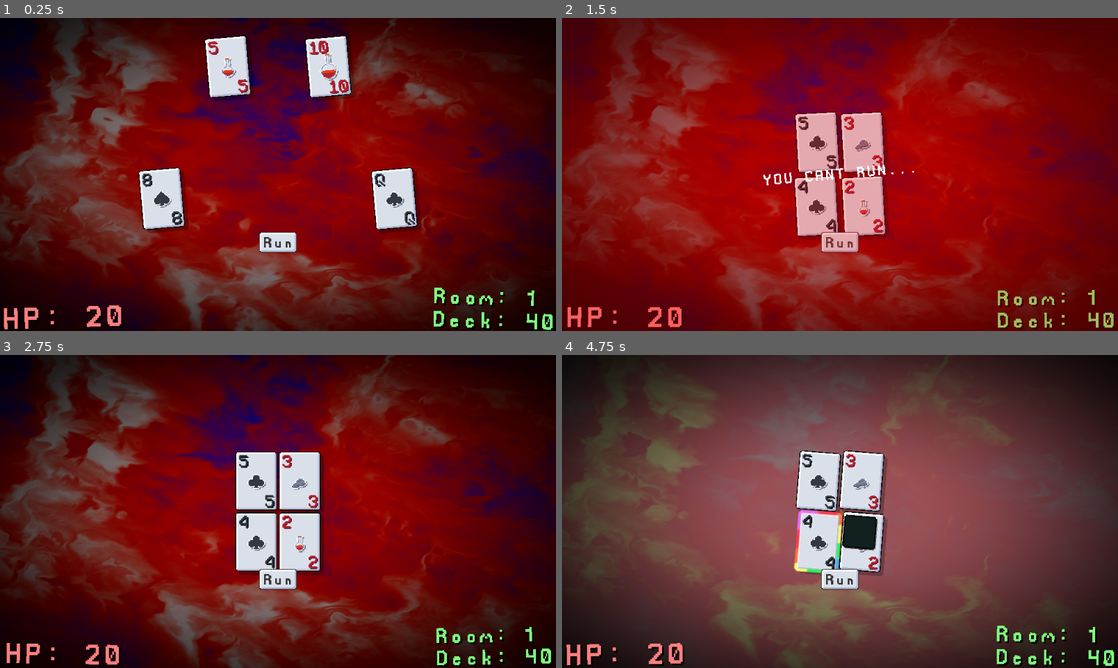
Above: before the commit, frames 1-4 (two rows, left to right).
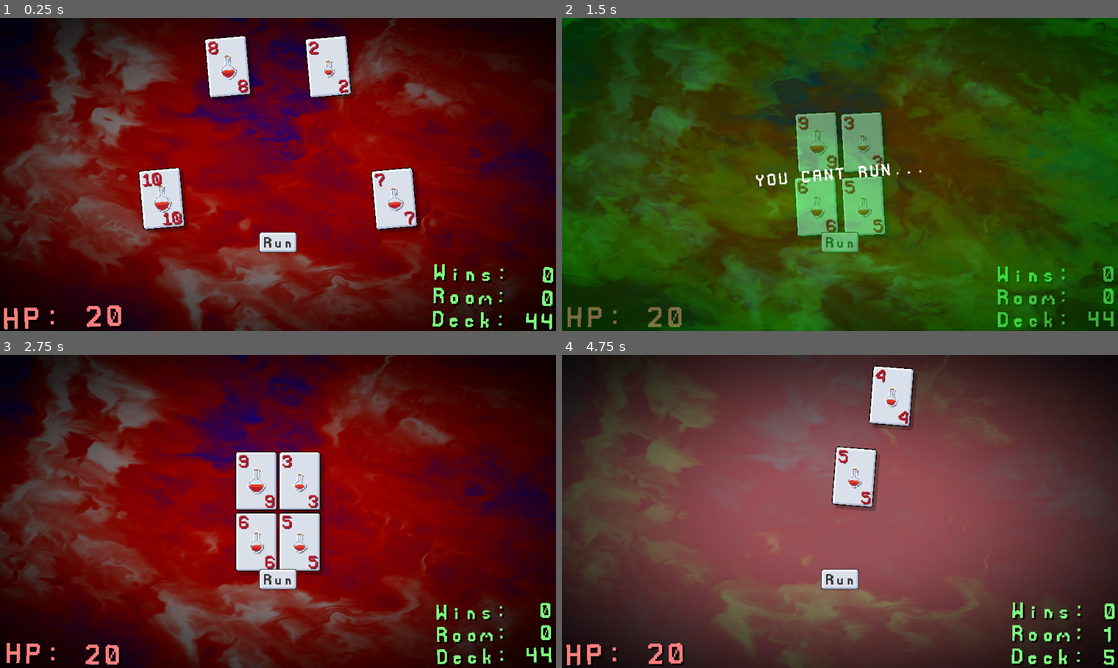
Above: after the commit, the same moments.

Repository: GiftedR/Scoundrel-Godot
Game: Godot game, scene res://Collections/c_Root.tscn
The game is run twice, just before and just after one commit, with the same random seed, the same clock (stepped at 60 frames per second) and the same inputs.
Inputs (mouse positions are in pixels of both pictures, inside the frame that each line leads up to):
- Up to frame 1 (0.25 s): no input
- Up to frame 2 (1.5 s): click "Run" at 0.5 s; click "Run" at 1.25 s
- Up to frame 3 (2.75 s): click "Run" at 2 s
- Up to frame 4 (4.75 s): move the mouse to (817, 480) at 2.77 s; tap G (dev_1) at 2.85, 4.35 s; click (817, 480) at 2.92 s; move the mouse to (862, 480) at 3.52 s; tap H (dev_2) at 3.6 s; click (862, 480) at 3.67 s; move the mouse to (817, 542) at 4.27 s; click (817, 542) at 4.42 s

The runs differ from the first frame. In frame 1, 2.0% of the frame differs, in the area x 25-100%, y 7-100%; in frame 2, 100%, in the area x 0-100%, y 0-100%; in frame 3, 1.7%; in frame 4, 8.3%.

Commit message:
Added health effects, added room resets

Diff:
--- a/Collections/Gamemodes/c_Standard.tscn
+++ b/Collections/Gamemodes/c_Standard.tscn
@@ -1,7 +1,38 @@
-[gd_scene load_steps=6 format=3 uid="uid://ct6ygh2qyh3o6"]
+[gd_scene load_steps=13 format=3 uid="uid://ct6ygh2qyh3o6"]
 
 [ext_resource type="PackedScene" uid="uid://bopg7bsvtdf0u" path="res://Collections/c_GameRoot.tscn" id="1_86d5d"]
 [ext_resource type="Script" uid="uid://d4ey5kpbc6qu6" path="res://Collections/Gamemodes/c_Standard/StandardGame.gd" id="2_offgh"]
+[ext_resource type="Shader" uid="uid://gcyrymilcbww" path="res://Collections/c_GameRoot/boardeffects.gdshader" id="3_isksg"]
+
+[sub_resource type="Gradient" id="Gradient_isksg"]
+colors = PackedColorArray(0, 1, 0, 1, 0, 0.25098, 0, 1)
+
+[sub_resource type="GradientTexture1D" id="GradientTexture1D_ohs2a"]
+gradient = SubResource("Gradient_isksg")
+
+[sub_resource type="ShaderMaterial" id="ShaderMaterial_ohs2a"]
+shader = ExtResource("3_isksg")
+shader_parameter/oil_tint_gradient = SubResource("GradientTexture1D_ohs2a")
+shader_parameter/oil_opacity = 0.51
+shader_parameter/oil_speed = 0.5
+shader_parameter/oil_zoom = 5.0
+shader_parameter/oil_brighness = 1.0
+shader_parameter/oil_contrast = 1.0
+
+[sub_resource type="GradientTexture1D" id="GradientTexture1D_isksg"]
+gradient = SubResource("Gradient_isksg")
+
+[sub_resource type="ShaderMaterial" id="ShaderMaterial_yiesy"]
+shader = ExtResource("3_isksg")
+shader_parameter/oil_tint_gradient = SubResource("GradientTexture1D_isksg")
+shader_parameter/oil_opacity = 0.51
+shader_parameter/oil_speed = 0.5
+shader_parameter/oil_zoom = 5.0
+shader_parameter/oil_brighness = 1.0
+shader_parameter/oil_contrast = 1.0
+
+[sub_resource type="LabelSettings" id="LabelSettings_isksg"]
+font_size = 32
 
 [sub_resource type="Animation" id="Animation_84v3f"]
 resource_name = "Default"
@@ -31,6 +62,18 @@
 "update": 0,
 "values": [0.0, -0.0872665, 0.0, 0.0872665, 0.0]
 }
+tracks/2/type = "value"
+tracks/2/imported = false
+tracks/2/enabled = true
+tracks/2/path = NodePath("cvl_Game_UI/ctr2_Game_UI/ctr2_Run/ccc2_Info/ctr2_Shaky/lbl2_Cant:scale")
+tracks/2/interp = 1
+tracks/2/loop_wrap = true
+tracks/2/keys = {
+"times": PackedFloat32Array(0, 0.0333333, 0.0666667, 0.1, 0.133333),
+"transitions": PackedFloat32Array(1, 1, 1, 1, 1),
+"update": 0,
+"values": [Vector2(1, 1), Vector2(1.1, 1.1), Vector2(1, 1), Vector2(1.1, 1.1), Vector2(1, 1)]
+}
 
 [sub_resource type="Animation" id="Animation_isksg"]
 length = 0.001
@@ -58,6 +101,18 @@
 "update": 0,
 "values": [0.0]
 }
+tracks/2/type = "value"
+tracks/2/imported = false
+tracks/2/enabled = true
+tracks/2/path = NodePath("cvl_Game_UI/ctr2_Game_UI/ctr2_Run/ccc2_Info/ctr2_Shaky/lbl2_Cant:scale")
+tracks/2/interp = 1
+tracks/2/loop_wrap = true
+tracks/2/keys = {
+"times": PackedFloat32Array(0),
+"transitions": PackedFloat32Array(1),
+"update": 0,
+"values": [Vector2(1, 1)]
+}
 
 [sub_resource type="AnimationLibrary" id="AnimationLibrary_isksg"]
 _data = {
@@ -84,6 +139,7 @@
 text = "Run"
 
 [node name="ctr2_Run" type="Control" parent="cvl_Game_UI/ctr2_Game_UI" index="3"]
+visible = false
 layout_mode = 1
 anchors_preset = 15
 anchor_right = 1.0
@@ -92,6 +148,7 @@
 grow_vertical = 2
 
 [node name="clr2_Color" type="ColorRect" parent="cvl_Game_UI/ctr2_Game_UI/ctr2_Run" index="0"]
+material = SubResource("ShaderMaterial_ohs2a")
 layout_mode = 1
 anchors_preset = 15
 anchor_right = 1.0
@@ -120,6 +177,75 @@
 pivot_offset = Vector2(90, 8)
 text = "YOU CANT RUN..."
 
+[node name="ctr2_Win" type="Control" parent="cvl_Game_UI/ctr2_Game_UI" index="4"]
+visible = false
+layout_mode = 1
+anchors_preset = 15
+anchor_right = 1.0
+anchor_bottom = 1.0
+grow_horizontal = 2
+grow_vertical = 2
+
+[node name="clr2_Color" type="ColorRect" parent="cvl_Game_UI/ctr2_Game_UI/ctr2_Win" index="0"]
+material = SubResource("ShaderMaterial_yiesy")
+layout_mode = 1
+anchors_preset = 15
+anchor_right = 1.0
+anchor_bottom = 1.0
+grow_horizontal = 2
+grow_vertical = 2
+color = Color(1, 0, 0, 0.25098)
+
+[node name="ccc2_Info" type="CenterContainer" parent="cvl_Game_UI/ctr2_Game_UI/ctr2_Win" index="1"]
+layout_mode = 1
+anchors_preset = 15
+anchor_right = 1.0
+anchor_bottom = 1.0
+grow_horizontal = 2
+grow_vertical = 2
+
+[node name="ctr2_Victory" type="Control" parent="cvl_Game_UI/ctr2_Game_UI/ctr2_Win/ccc2_Info" index="0"]
+layout_mode = 2
+
+[node name="lbl2_Victory" type="Label" parent="cvl_Game_UI/ctr2_Game_UI/ctr2_Win/ccc2_Info/ctr2_Victory" index="0"]
+layout_mode = 1
+anchors_preset = 7
+anchor_left = 0.5
+anchor_top = 1.0
+anchor_right = 0.5
+anchor_bottom = 1.0
+offset_left = -96.0
+offset_top = -32.0
+offset_right = 96.0
+grow_horizontal = 2
+grow_vertical = 0
+pivot_offset = Vector2(90, 8)
+text = "Victory!"
+label_settings = SubResource("LabelSettings_isksg")
+
+[node name="btn2_New_Game" type="Button" parent="cvl_Game_UI/ctr2_Game_UI/ctr2_Win/ccc2_Info/ctr2_Victory" index="1"]
+layout_mode = 1
+anchors_preset = 5
+anchor_left = 0.5
+anchor_right = 0.5
+offset_left = -57.0
+offset_right = 57.0
+offset_bottom = 34.0
+grow_horizontal = 2
+text = "New Game"
+
+[node name="btn2_Quit" type="Button" parent="cvl_Game_UI/ctr2_Game_UI/ctr2_Win/ccc2_Info/ctr2_Victory" index="2"]
+layout_mode = 1
+anchors_preset = 5
+anchor_left = 0.5
+anchor_right = 0.5
+offset_left = -57.0
+offset_top = 29.0
+offset_right = 57.0
+offset_bottom = 63.0
+grow_horizontal = 2
+text = "Exit"
+
 [node name="anp2_Cant_run" type="AnimationPlayer" parent="." index="2"]
 libraries = {
 &"": SubResource("AnimationLibrary_isksg")
--- a/Collections/Gamemodes/c_Standard/StandardGame.gd
+++ b/Collections/Gamemodes/c_Standard/StandardGame.gd
@@ -15,8 +15,11 @@
 
 func _init() -> void:
 	super()
+	diamondsCards = 0
+	clubsCards = 0
+	spadesCards = 0
 	_reset_deck()
-	deckSize = 44
+	# deckSize = 44
 	remainingDraws = 44
 	for i:int in 7:
 		deck.shuffle()
@@ -26,10 +29,26 @@
 
 func _ready() -> void:
 	$cvl_Game_UI/ctr2_Game_UI/btn2_Run.pressed.connect(run_room)
+	$cvl_Game_UI/ctr2_Game_UI/ctr2_Win/ccc2_Info/ctr2_Victory/btn2_New_Game.pressed.connect( func() -> void: win())
+	$cvl_Game_UI/ctr2_Game_UI/ctr2_Win/ccc2_Info/ctr2_Victory/btn2_Quit.pressed.connect(get_tree().quit)
 	$cvl_Game_UI/ctr2_Game_UI/ctr2_Run.visible = false
+	$cvl_Game_UI/ctr2_Game_UI/ctr2_Win.visible = false
 	_refresh_board()
-	# print(deck)
 	new_room()
+
+func _physics_process(delta: float) -> void:
+	super._physics_process(delta)
+	Helpers.distinct_print(deck)
+	if room.size() < 2 && deck.size() > 0:
+		refill_room()
+		print("REFILL!")
+	for i:int in room.size():
+		if i < room.size() && room[i] == null:
+			room.pop_at(i)
+	if room.size() == 0 && deck.size() == 0:
+		$cvl_Game_UI/ctr2_Game_UI/ctr2_Win.visible = true
+
+		# win()
 
 func _refresh_board() -> void:
 	if board != null && board.get_child_count() > 0:
@@ -49,15 +68,11 @@
 	for rank:int in spadesCards:
 		deck.append(SpadesCard.create(Vector2i(deckstartingpos)).set_data(rank + 1, (0 as Card.CardSuit)))
 
-func new_room(didrun:bool = false) -> void:
-	if !didrun:
-		remainingDraws -= 4
-		roomNumber += 1
-
-	room.append(deck.pop_front().draw(Vector2i(-1, -1)))
-	room.append(deck.pop_front().draw(Vector2i(0, -1)))
-	room.append(deck.pop_front().draw(Vector2i(-1, 0)))
-	room.append(deck.pop_front().draw(Vector2i(0, 0)))
+func new_room() -> void:
+	room.append(deck.pop_front().draw(Vector2i(-1, -1)).with_draw_id(0))
+	room.append(deck.pop_front().draw(Vector2i(0, -1)).with_draw_id(1))
+	room.append(deck.pop_front().draw(Vector2i(-1, 0)).with_draw_id(2))
+	room.append(deck.pop_front().draw(Vector2i(0, 0)).with_draw_id(3))
 	# deck[1].draw(Vector2i(-1, -1))
 	# deck[1].draw(Vector2i(0, -1))
 	# deck[2].draw(Vector2i(-1, 0))
@@ -74,7 +89,19 @@
 	deck.append(room.pop_front().return_card(deckstartingpos))
 	deck.append(room.pop_front().return_card(deckstartingpos))
 	run_concurrent_count = 1
-	new_room(true)
+	new_room()
 
 func refill_room() -> void:
+	var sizecount:int = deck.size()
+
 	run_concurrent_count = 0
+	remainingDraws = deck.size()
+	roomNumber += 1
+	room[0].set_transition_pos(Vector2i(-1, -1), true).with_draw_id(0)
+	print("SIZE -> ", deck.size())
+	if sizecount >= 1:
+		room.append(deck.pop_front().draw(Vector2i(0, -1)).with_draw_id(1))
+	if sizecount >= 2:
+		room.append(deck.pop_front().draw(Vector2i(-1, 0)).with_draw_id(2))
+	if sizecount >= 3:
+		room.append(deck.pop_front().draw(Vector2i(0, 0)).with_draw_id(3))
--- a/Collections/c_GameRoot/Gameroot.gd
+++ b/Collections/c_GameRoot/Gameroot.gd
@@ -15,9 +15,20 @@
 	OilBoard.set_oil_transition()
 
 func _physics_process(_delta: float) -> void:
-	$cvl_Game_UI/ctr2_Game_UI/lbl2_Dungeon.text = "Room: %s \nDeck: %s" % [roomNumber, remainingDraws]
+	$cvl_Game_UI/ctr2_Game_UI/lbl2_Dungeon.text = "Wins: %s\nRoom: %s\nDeck: %s" % [Root.Instance.wins, roomNumber, remainingDraws]
 	$cvl_Game_UI/ctr2_Game_UI/lbl2_Health.text = "HP: %s" % playerHealth
 
 func _clear_board() -> void:
 	for item:Node2D in board.get_children():
 		item.queue_free()
+
+func win() -> void:
+	Root.Instance.new_game(true)
+
+func add_health(value:int) -> void:
+	for c:int in value:
+		if playerHealth < 20:
+			playerHealth += 1
+
+func attempt_damage(value:int) -> void:
+	playerHealth -= value
--- a/Collections/c_GameRoot/boardeffects.gdshader
+++ b/Collections/c_GameRoot/boardeffects.gdshader
@@ -6,6 +6,7 @@
 
 shader_type canvas_item;
 uniform sampler2D oil_tint_gradient;
+uniform float oil_opacity:hint_range(0.01, 1.0, 0.05) = 1.0;
 uniform float oil_speed:hint_range(0.5, 32.0, 0.1) = 10.0;
 uniform float oil_zoom:hint_range(0.25, 32.0, 0.1) = 5.0;
 uniform float oil_brighness:hint_range(0.0, 3.0, 0.1) = 1.0;
@@ -118,6 +119,7 @@
 	//vec2 uv = fragCoord/resolution.x;
 	float shade = pattern(uv * oil_zoom) * oil_contrast;
 	fragColor = (!tint ? vec4(colormap(shade).rgb, 1.0) : vec4(tinted_color_map(shade).rgb, 1.0)) * vec4(vec3(oil_brighness), 1.0);
+	fragColor.a = oil_opacity;
 }
 
 
--- a/Collections/c_Root/Root.gd
+++ b/Collections/c_Root/Root.gd
@@ -6,6 +6,8 @@
 @export_file("*.tscn") var GameToLoad:String = "res://Collections/c_GameRoot.tscn"
 
 var _loadedGame:Gameroot
+var _loadedCamera:MainCamera
+static var wins:int = 0
 
 func _init() -> void:
 	Instance = self
@@ -17,7 +19,9 @@
 	if _loadedGame != null:
 		_loadedGame.queue_free()
 		_loadedGame = null
-	add_child(MainCamera.Create())
+	if _loadedCamera == null:
+		_loadedCamera = MainCamera.Create()
+		add_child(_loadedCamera)
 	var game:Gameroot = load(path).instantiate()
 	_loadedGame = game
 	add_child.call_deferred(game)
@@ -37,3 +41,11 @@
 		OilBoard.random_oil_transition()
 	if Input.is_action_just_pressed("dev_2"):
 		OilBoard.random_solid_transition()
+
+func new_game(did_win:bool = false) -> void:
+	if _loadedGame != null:
+		_loadedGame.queue_free()
+		_loadedGame = null
+	if did_win:
+		wins += 1
+	load_game(GameToLoad)
--- a/Pieces/Cards/p_Hearts/Hearts.gd
+++ b/Pieces/Cards/p_Hearts/Hearts.gd
@@ -1,5 +1,10 @@
 extends Card
 class_name HeartsCard
+
+func _init() -> void:
+	card_action = func() -> void:
+		Root.Instance._loadedGame.add_health(rank)
+		queue_free()
 
 static func create(startingposition:Vector2i = Vector2i.ZERO) -> Card:
 	return load("res://Pieces/Cards/p_Hearts.tscn").instantiate().set_starting_pos(startingposition)
--- a/Pieces/p_Card.tscn
+++ b/Pieces/p_Card.tscn
@@ -907,8 +907,8 @@
 
 [sub_resource type="AnimationLibrary" id="AnimationLibrary_syhen"]
 _data = {
-"Idle": SubResource("Animation_p4qf2"),
-"RESET": SubResource("Animation_1l66l")
+&"Idle": SubResource("Animation_p4qf2"),
+&"RESET": SubResource("Animation_1l66l")
 }
 
 [sub_resource type="StyleBoxTexture" id="StyleBoxTexture_hm0yc"]
@@ -949,7 +949,7 @@
 
 [node name="anp_Idle" type="AnimationPlayer" parent="."]
 libraries = {
-"": SubResource("AnimationLibrary_syhen")
+&"": SubResource("AnimationLibrary_syhen")
 }
 autoplay = "Idle"
 speed_scale = 0.45
--- a/Pieces/p_Card/Card.gd
+++ b/Pieces/p_Card/Card.gd
@@ -15,7 +15,9 @@
 static var hoveredCard:Card
 
 const cardSize:Vector2i = Vector2i(50, 70)
+var card_action:Callable = func() -> void: queue_free()
 var is_drawn:bool = false
+var draw_id:int = -1
 
 @export_range(1, 13) var rank:int = 1
 @export var suit:CardSuit = CardSuit.HEARTS
@@ -41,6 +43,9 @@
 	input_event.connect(func(_vp:Node, event:InputEvent, _shpidx:int) -> void:
 		if event is InputEventMouseMotion:
 			_hover()
+		if event is InputEventMouseButton:
+			if event.button_index == MOUSE_BUTTON_LEFT && event.pressed == false:
+				card_action.call()
 	)
 
 func _physics_process(delta: float) -> void:
@@ -66,8 +71,9 @@
 	suit = cardsuit
 	return self
 
-func set_transition_pos(pos:Vector2i) -> Card:
-	targetPosition = pos
+func set_transition_pos(pos:Vector2i, is_tile_pos:bool = false) -> Card:
+	var newpos:Vector2i = pos if !is_tile_pos else ((pos * cardSize) + cardSize / 2)
+	targetPosition = newpos
 	return self
 
 func draw(tile:Vector2i) -> Card:
@@ -125,3 +131,7 @@
 		_outline.visible = false
 		_tooltip.visible = false
 		hoveredCard = null
+
+func with_draw_id(id:int = -1) -> Card:
+	draw_id = id
+	return self
